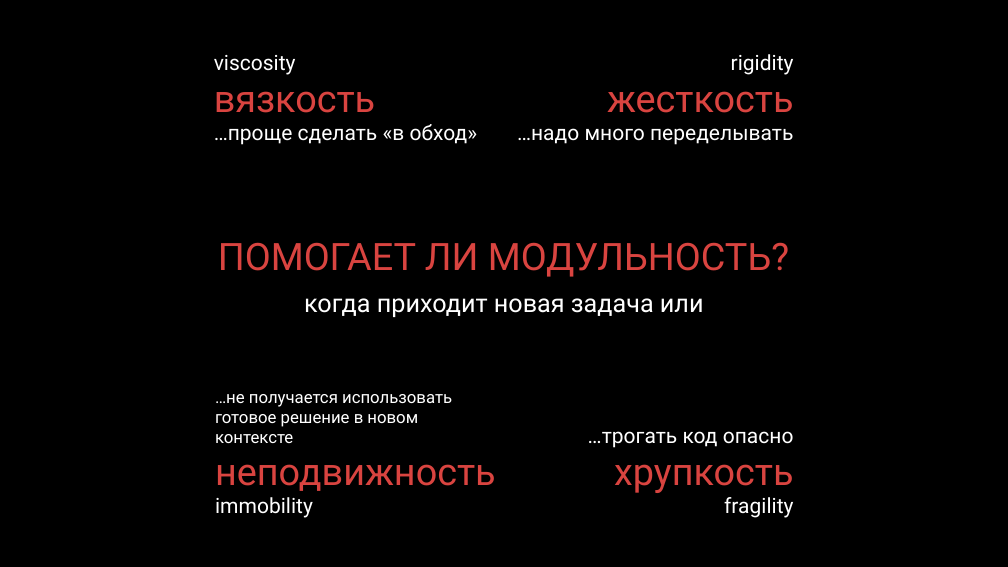
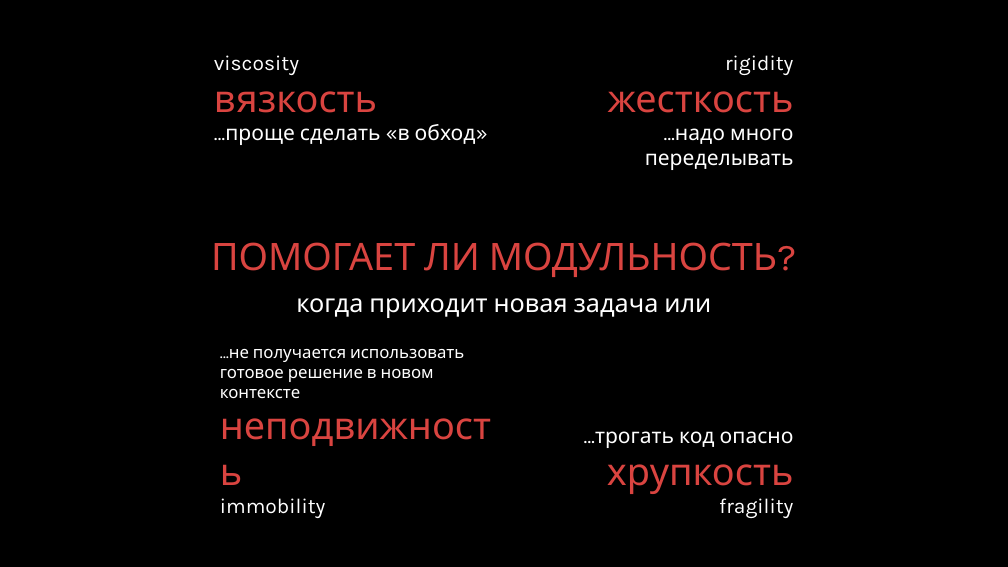
Before and after one commit to kontur-courses/clean-code, a slide deck: slide 15 of clean-code-black.pptx. Drawn at 1008x567 pixels with LibreOffice and Linux fonts; fonts in the diff are those of the drawing. Boxes give left, top, right and bottom in pixels: in the first picture for what was removed or moved away, otherwise in the second. Text is boxed around its words. In the diff, an @@ line names an element or a change of style, - is before the commit and + after.

```diff
--- a/clean-code-black.pptx
+++ b/clean-code-black.pptx
@@ text "viscosity" at (214, 55, 476, 145): font Roboto to Karla; text colour #FFFFFF to #FEFEFE in "viscosity" @@
@@ text "rigidity" at (608, 55, 794, 170): font Roboto to Karla; text colour #FFFFFF to #FEFEFE in "rigidity" @@
@@ title "ПОМОГАЕТ ЛИ МОДУЛЬНОСТЬ?" at (211, 242, 777, 277): font Roboto to Karla @@
@@ text "когда приходит новая задача или" at (296, 298, 711, 318): font Roboto to Karla @@
@@ text "…не получается использовать готовое решение ..." at (220, 349, 464, 518): font Roboto to Karla; text colour #FFFFFF to #FEFEFE in "immobility" @@
@@ text "…трогать код опасно" at (595, 431, 794, 518): font Roboto to Karla; text colour #FFFFFF to #FEFEFE in "fragility" @@
```
Also in this commit, not shown: 75 other slides changed, 1 other file.
